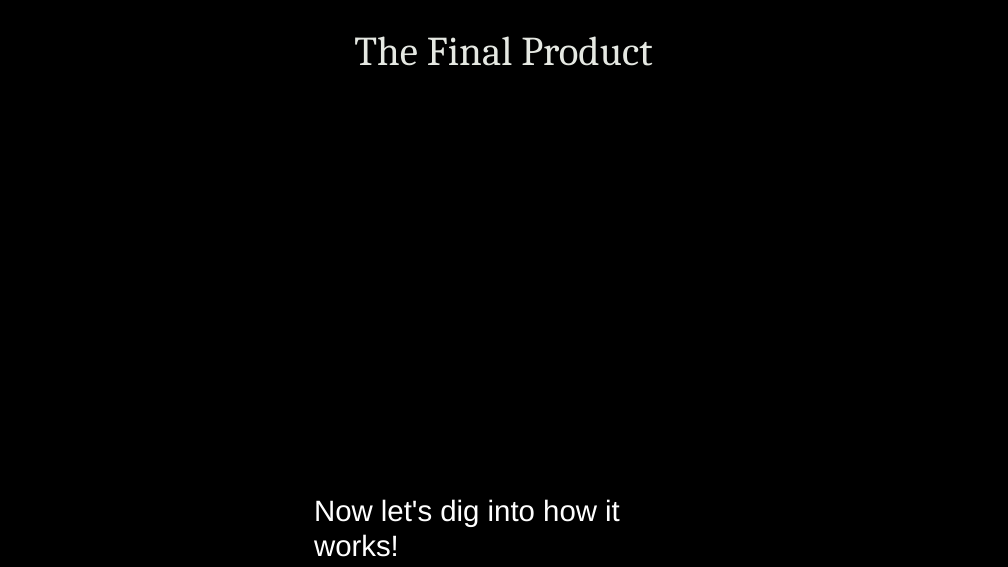
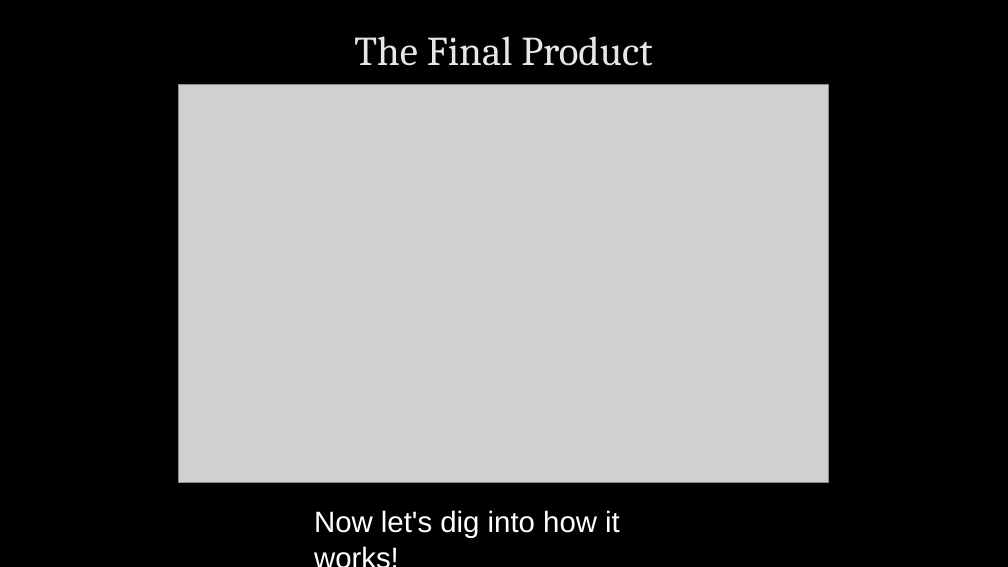
Before and after one commit to mkralis123/IB-API-Trading-System, a slide deck: slide 9 of IB API Trading System.pptx (slide 8 before the commit). Drawn at 1008x567 pixels with LibreOffice and Linux fonts; fonts in the diff are those of the drawing; grey boxes stand for pictures; background and template pictures are left out. Boxes give left, top, right and bottom in pixels: in the first picture for what was removed or moved away, otherwise in the second. Text is boxed around its words. In the diff, an @@ line names an element or a change of style, - is before the commit and + after.

```diff
--- a/IB API Trading System.pptx
+++ b/IB API Trading System.pptx
@@ picture added at (x1=178, y1=85, x2=828, y2=483) @@
@@ text "Now let's dig into how ..." rewrapped from (x1=314, y1=499, x2=620, y2=557) to (x1=314, y1=510, x2=620, y2=538) @@
```
Also in this commit, not shown: 4 other slides changed, 1 slide added.
